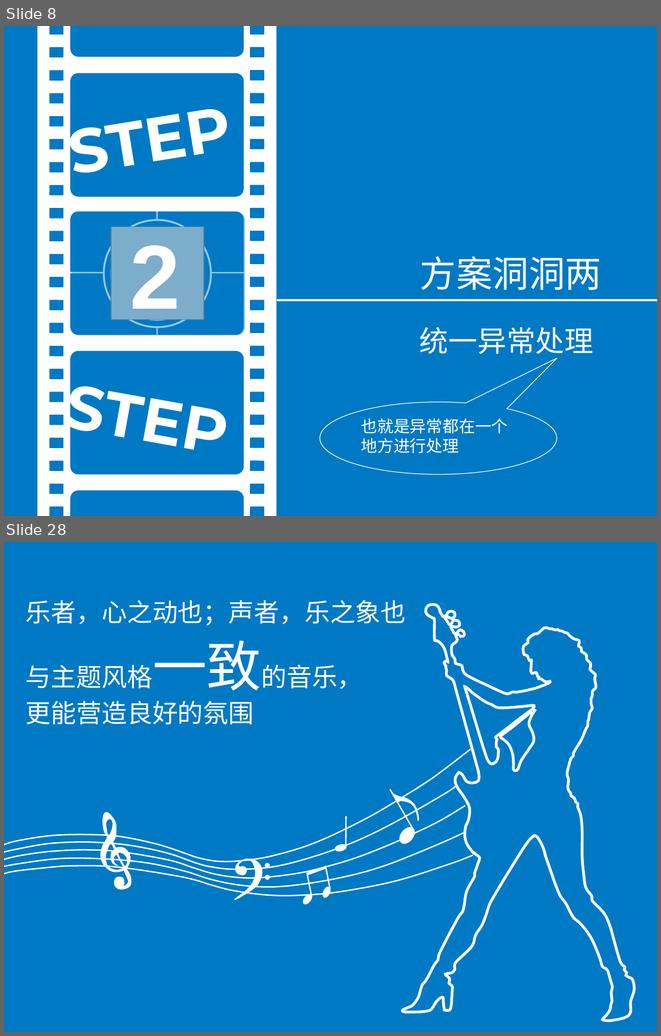
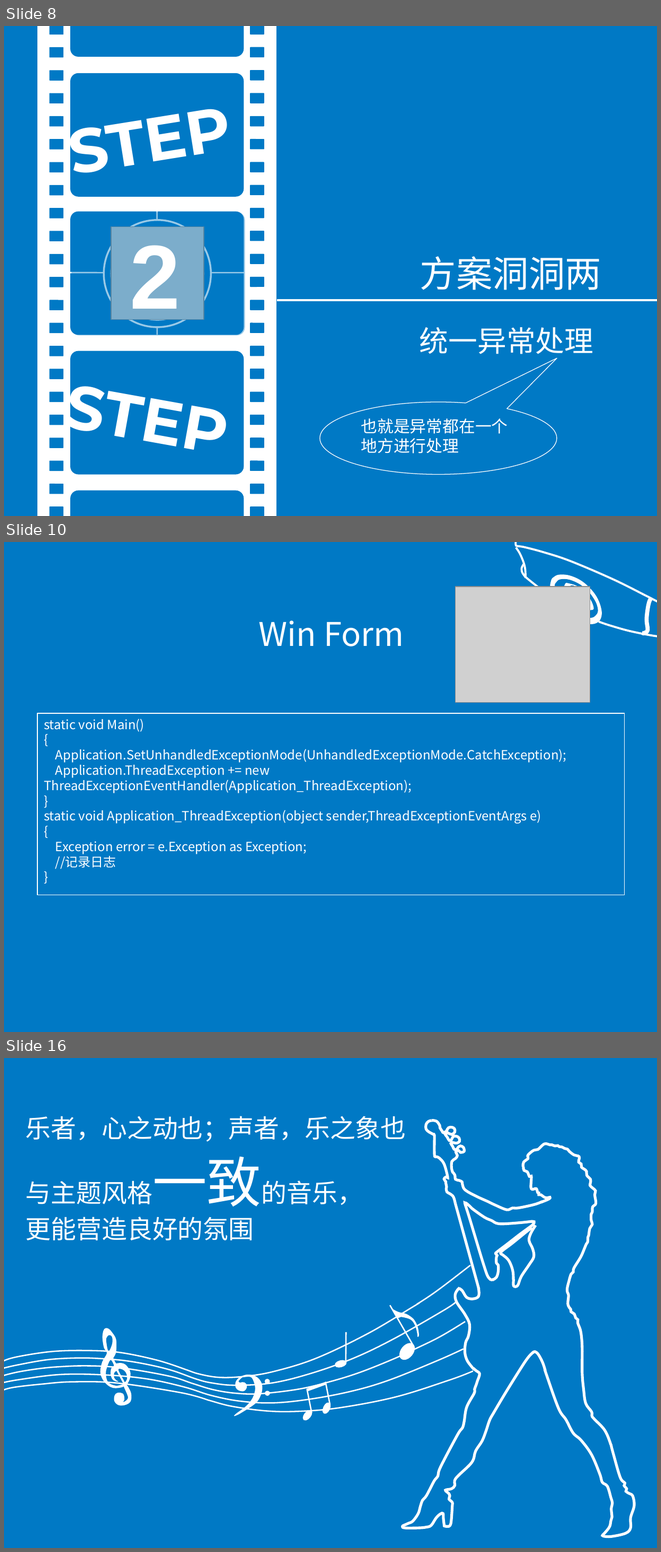
Before and after one commit to fuhaih/MyDiary, a slide deck: ppt/exception.ppt. Shown one above the other, each under a label of ours: slides 8 and 28 before the commit, slides 8, 10 and 16 after it; the slides between them are not shown. The pictures are 661x1036 and 661x1552 pixels, drawn with LibreOffice and Linux fonts; fonts in the diff are those of the drawing; grey boxes stand for pictures. Boxes give left, top, right and bottom in pixels: in the first picture for what was removed or moved away, otherwise in the second. Text is boxed around its words. In the diff, an @@ line names an element or a change of style, - is before the commit and + after.

```diff
--- a/ppt/exception.ppt
+++ b/ppt/exception.ppt
@@ slide 10 added at box(4, 542, 657, 1032), background #0079C5 @@
@@ freeform shape added at box(515, 542, 657, 609), outline #FFFFFF 2.24 pt @@
@@ freeform shape added at box(516, 548, 526, 579), outline #FFFFFF 2.24 pt @@
@@ freeform shape added at box(599, 542, 657, 637), outline #FFFFFF 2.24 pt @@
@@ freeform shape added at box(521, 564, 555, 599), outline #FFFFFF 2.24 pt @@
@@ picture added at box(455, 587, 590, 702) @@
@@ freeform shape added at box(550, 575, 601, 624), fill #FFFFFF, outline #FFFFFF 2.01 pt @@
@@ freeform shape added at box(555, 580, 597, 617), fill #0079C5, outline #0079C5 2.01 pt @@
@@ freeform shape added at box(564, 582, 593, 610), fill #FFFFFF @@
@@ freeform shape added at box(569, 585, 590, 606), fill #0079C5 @@
@@ freeform shape added at box(642, 598, 651, 633), outline #FFFFFF 4.51 pt @@
@@ text added at box(259, 620, 404, 646), 36 pt, text #FFFFFF @@
+Win Form
@@ rectangle added at box(37, 713, 624, 894), fill #0079C5, outline #FFFFFF 0.74 pt, 14 pt, text #FFFFFF @@
+static void Main()
+{
+Application.SetUnhandledExceptionMode(UnhandledExceptionMode.CatchException);
+Application.ThreadException += new ThreadExceptionEventHandler(Application_ThreadException);
+}
+static void Application_ThreadException(object sender,ThreadExceptionEventArgs e)
+{
+Exception error = e.Exception as Exception;
+//记录日志
+}
@@ what was slide 28 is now slide 16 @@
```
Also in this commit, not shown: 4 slides changed, 5 other slides added, 4 slides removed, 1 other file.
